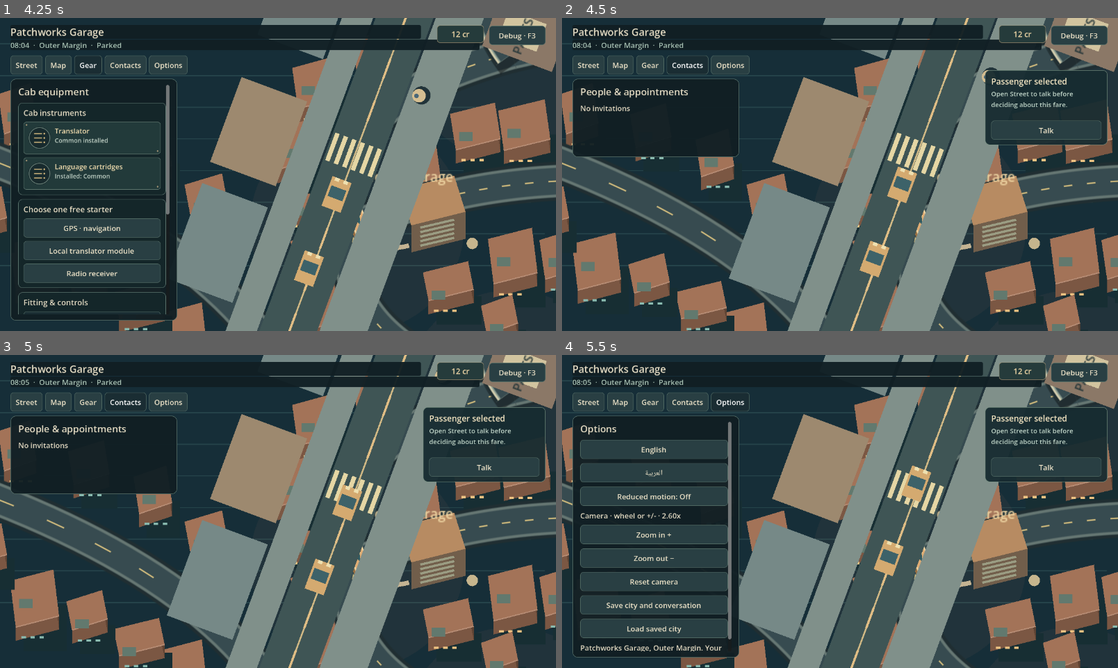
Above: before the commit, frames 1-4 (two rows, left to right).
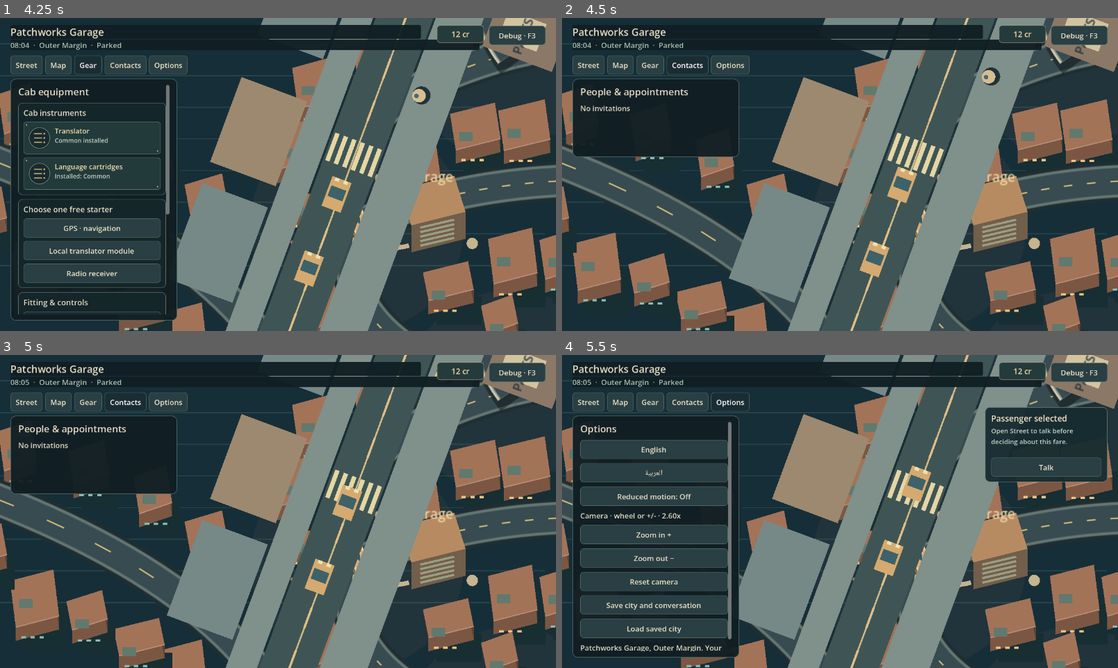
Above: after the commit, the same moments.

Repository: MohamedXIV/outsider-driver-2d
Game: Godot game, scene res://scenes/sandbox.tscn
The game is run twice, just before and just after one commit, with the same random seed, the same clock (stepped at 60 frames per second) and the same inputs.
Inputs:
- Up to frame 1 (4.25 s): click "Debug · F3" at 0.5 s; click "Player · F3" at 1.25 s; click "Street" at 2 s; click "Map" at 2.75 s; click "Gear" at 3.5 s
- Up to frame 2 (4.5 s): click "Contacts" at 4.25 s
- Up to frame 3 (5 s): no input
- Up to frame 4 (5.5 s): click "Options" at 5 s

Frame 1 is identical in both runs. In frame 2, 3.6% of the frame differs, in the area x 76-99%, y 16-41%; in frame 3, 3.7%; in frame 4, nothing differs.

Commit message:
UI: make off-duty Contacts focus on encounters, not starter hints or stale actions (#50)

Diff:
--- a/scripts/sandbox/sandbox_player_ui.gd
+++ b/scripts/sandbox/sandbox_player_ui.gd
@@ -295,9 +295,13 @@
 	# still signal that attention is needed back on Street.
 	var passenger_needs_attention: bool=conversation!=null or (
 		world.rider_initiative.get("status","")=="pending")
+	# Equipment onboarding and ordinary fare tips must not distract from
+	# an off-duty appointment either. Genuine passenger interruption still
+	# has permission to call attention to Street.
+	var private_context: bool=tab=="gear" or tab=="contacts"
 	_guide.visible=not debug_mode and area.x>=820 and area.y>=570 and (
 		relevant_tab!=tab) and not _speech.visible and (
-		tab!="gear" or passenger_needs_attention)
+		not private_context or passenger_needs_attention)
 	_guide.position=Vector2(24 if locale=="ar" else area.x-306,
 			365 if _portrait.visible else 120)
 	_guide.size=Vector2(282,_guide.get_combined_minimum_size().y)
@@ -521,15 +525,21 @@
 				trp("Day ","اليوم "),int(slot/1440)+1,int((slot%1440)/60),slot%60,
 				trp("Contact: ","الشخص: ")+actual_presence])
 			_end_button_group()
+			# Offer only state-valid appointment actions. In particular,
+			# completed or missed encounters are history, not disabled forms.
 			if controller._meeting_dialogue==null:
-				_begin_button_group(trp("Meeting actions","إجراءات الموعد"),"ContactActionsSection")
-				_button("meeting_accept",trp("Accept invitation","اقبل الدعوة"),
-					_call.bind("_on_meeting_accept"),controller._meeting_accept.disabled)
-				_button("meeting_decline",trp("Decline invitation","ارفض الدعوة"),
-					_call.bind("_on_meeting_decline"),controller._meeting_decline.disabled)
-				_button("meeting_attend",trp("Meet here","التقِ هنا"),
-					_call.bind("_on_meeting_attend"),controller._meeting_attend.disabled)
-				_end_button_group()
+				var state: String=str(selected_meeting["status"])
+				if state=="invited" or state=="accepted":
+					_begin_button_group(trp("Meeting actions","إجراءات الموعد"),"ContactActionsSection")
+					if state=="invited":
+						_button("meeting_accept",trp("Accept invitation","اقبل الدعوة"),
+							_call.bind("_on_meeting_accept"),controller._meeting_accept.disabled)
+						_button("meeting_decline",trp("Decline invitation","ارفض الدعوة"),
+							_call.bind("_on_meeting_decline"),controller._meeting_decline.disabled)
+					elif state=="accepted":
+						_button("meeting_attend",trp("Meet here","التقِ هنا"),
+							_call.bind("_on_meeting_attend"),controller._meeting_attend.disabled)
+					_end_button_group()
 		if controller._meeting_dialogue!=null:
 			# A real Ink frame may contain stage directions, not speech; avoid
 			# giving them an invented speaker or an unauthorized translation.
--- a/tests/test_player_contacts.gd
+++ b/tests/test_player_contacts.gd
@@ -21,6 +21,10 @@
 	assert(mode._body.has_node("ContactDetailsSection"))
 	assert(mode._body.has_node("ContactActionsSection"))
 	assert(mode._body.get_node("ContactDetailsSection/Items").get_child_count()>=3)
+	assert(not mode._guide.visible,
+		"Routine equipment tips should not cover a personal meeting")
+	assert(not mode._actions.has("meeting_accept") and not mode._actions.has("meeting_decline"),
+		"Confirmed appointment should not repeat invitation decisions")
 	assert(mode._actions["meeting_attend"].disabled)
 	world.advance(int(world.meetings[0]["slot"])-world.minute);scene._render()
 	assert(not scene._player_ui._actions["meeting_attend"].disabled,"Contact action must refresh when the actual appointment starts")
@@ -43,5 +47,11 @@
 	for i in range(count): assert(scene._player_ui._actions.has("meeting_choice_"+str(i)))
 	scene._player_ui._actions["meeting_choice_0"].pressed.emit()
 	assert(world.meeting_by_id(id)["status"]=="completed")
-	print("PLAYER_CONTACTS_PASS live frame choices, stable indexes, real meeting settlement")
+	scene._render()
+	assert(mode._body.has_node("ContactDetailsSection"))
+	assert(not mode._body.has_node("ContactActionsSection"),
+		"A settled meeting must not show three inert scheduling buttons")
+	assert(not mode._actions.has("meeting_attend"))
+	assert(not mode._guide.visible)
+	print("PLAYER_CONTACTS_PASS real appointment lifecycle, no stale actions, source-exact Ink")
 	quit()
Not shown, changed: docs/PLAYER_PRESENTATION_DNA.md
Not shown, changed: tests/web_player_contacts.cjs
